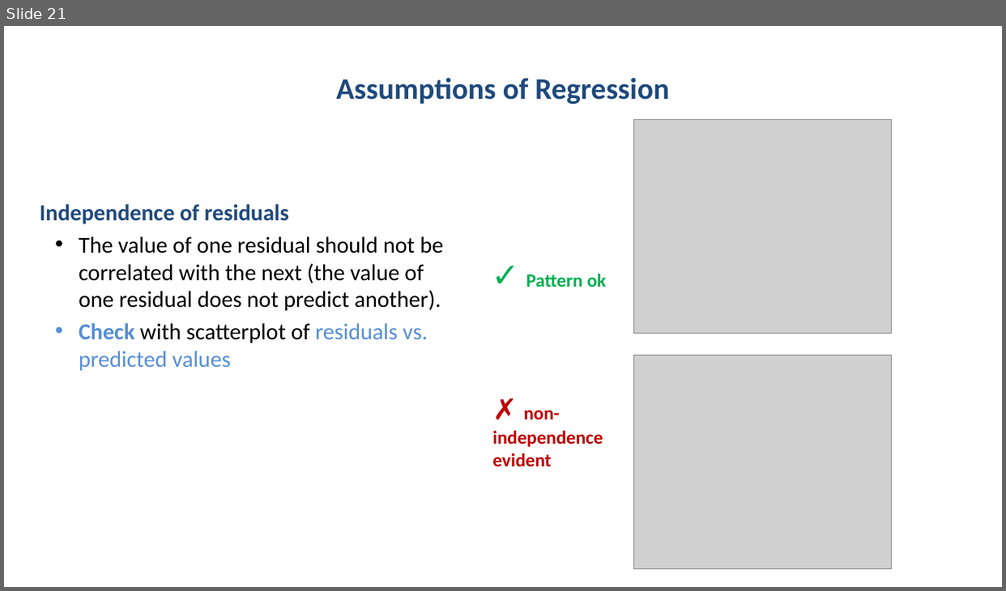
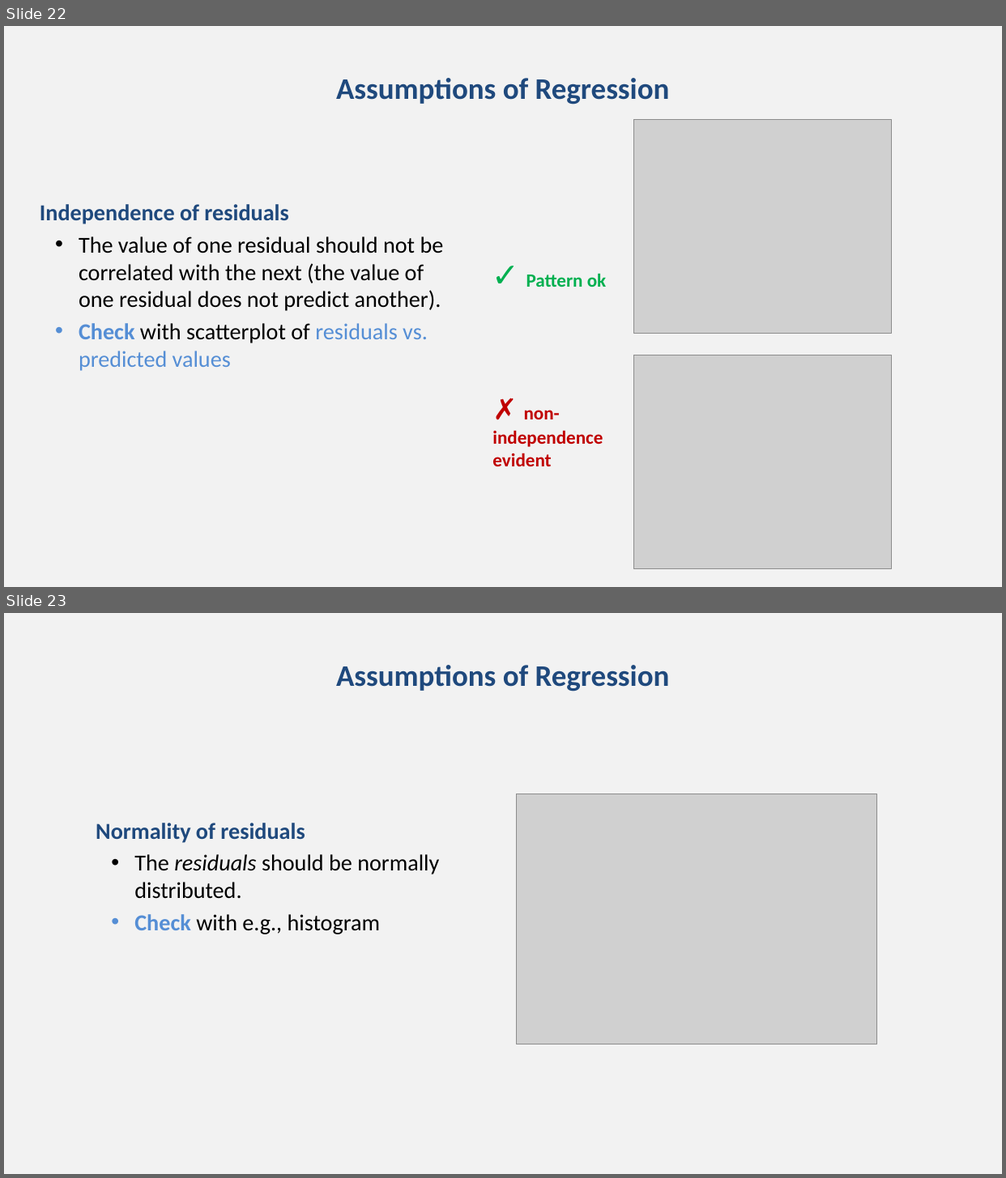
Before and after one commit to chrisjberry/datafluencyCB, a slide deck: docs/slides/PSYC753_L1_SimpleRegression.pptx. Shown one above the other, each under a label of ours: slide 21 before the commit, slides 22 and 23 after it. The pictures are 1006x591 and 1006x1178 pixels, drawn with LibreOffice and Linux fonts; fonts in the diff are those of the drawing; grey boxes stand for pictures. Boxes give left, top, right and bottom in pixels: in the first picture for what was removed or moved away, otherwise in the second. Text is boxed around its words. In the diff, an @@ line names an element or a change of style, - is before the commit and + after.

```diff
--- a/docs/slides/PSYC753_L1_SimpleRegression.pptx
+++ b/docs/slides/PSYC753_L1_SimpleRegression.pptx
@@ slide 23 added at (4,613,1002,1174), background #F2F2F2 @@
@@ title added at (336,665,670,692), 28.8 pt, text #1F497D, bold @@
+Assumptions of Regression
@@ picture added at (517,794,877,1044) @@
@@ text added at (96,823,439,935), 22 pt, text #000000 @@
+Normality of residuals
+  • The residuals should be normally distributed.
+  • Check with e.g., histogram
@@ what was slide 21 is now slide 22 @@
```
Also in this commit, not shown: 24 other slides changed, 2 other slides added, 13 other files.
